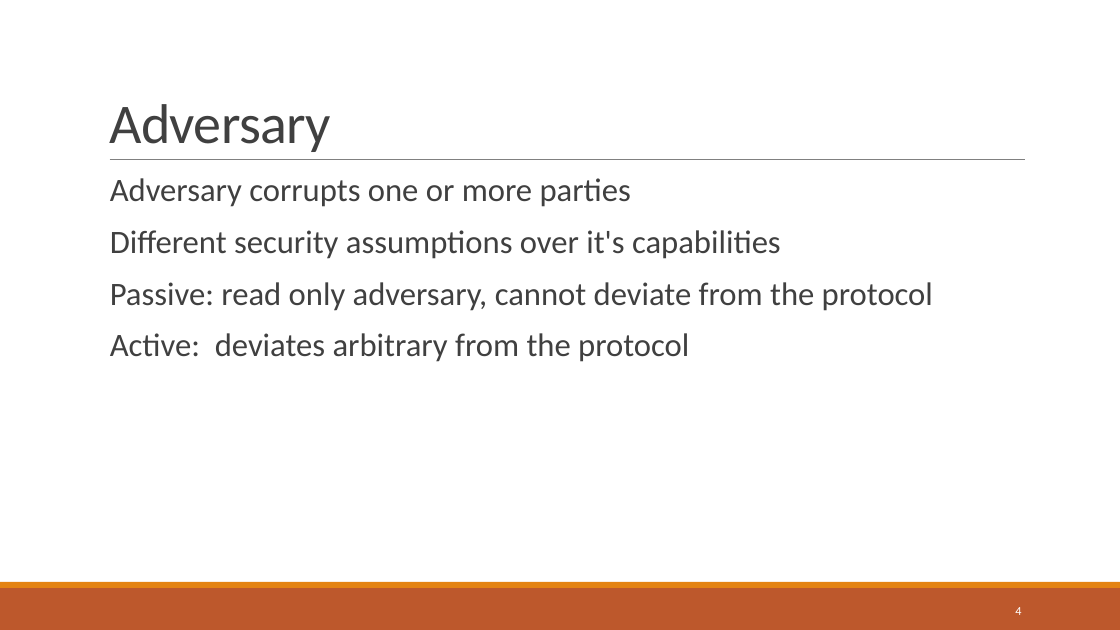
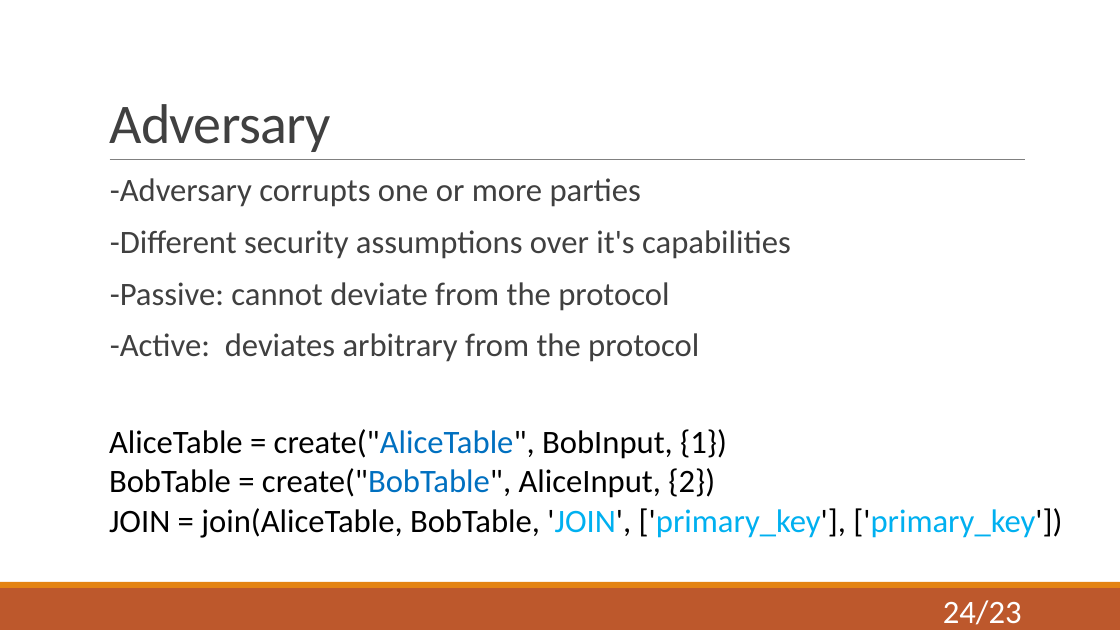
Before and after one commit to niklasUPB/thesis, a slide deck: slide 24 of thesis/Abschlussvortrag.pptx (slide 4 before the commit). Drawn at 1120x630 pixels with LibreOffice and Linux fonts; fonts in the diff are those of the drawing. Boxes give left, top, right and bottom in pixels: in the first picture for what was removed or moved away, otherwise in the second. Text is boxed around its words. In the diff, an @@ line names an element or a change of style, - is before the commit and + after.

```diff
--- a/thesis/Abschlussvortrag.pptx
+++ b/thesis/Abschlussvortrag.pptx
@@ text at [110, 178, 791, 362]: text changed @@
-  Adversary corrupts one or more parties
-  Different security assumptions over it's capabilities
-  Passive: read only adversary, cannot deviate from the protocol
-  Active: deviates arbitrary from the protocol
+  -Adversary corrupts one or more parties
+  -Different security assumptions over it's capabilities
+  -Passive: cannot deviate from the protocol
+  -Active: deviates arbitrary from the protocol
@@ text added at [109, 429, 1062, 538], 28 pt, text #000000 @@
+AliceTable = create("AliceTable", BobInput, {1})
+BobTable = create("BobTable", AliceInput, {2})
+JOIN = join(AliceTable, BobTable, 'JOIN', ['primary_key'], ['primary_key'])
@@ page number at [943, 600, 1022, 625]: text changed; size 10.5 to 28 pt @@
-4
+24/23
```
Also in this commit, not shown: 19 other slides changed, 2 slides added, 3 slides removed.
